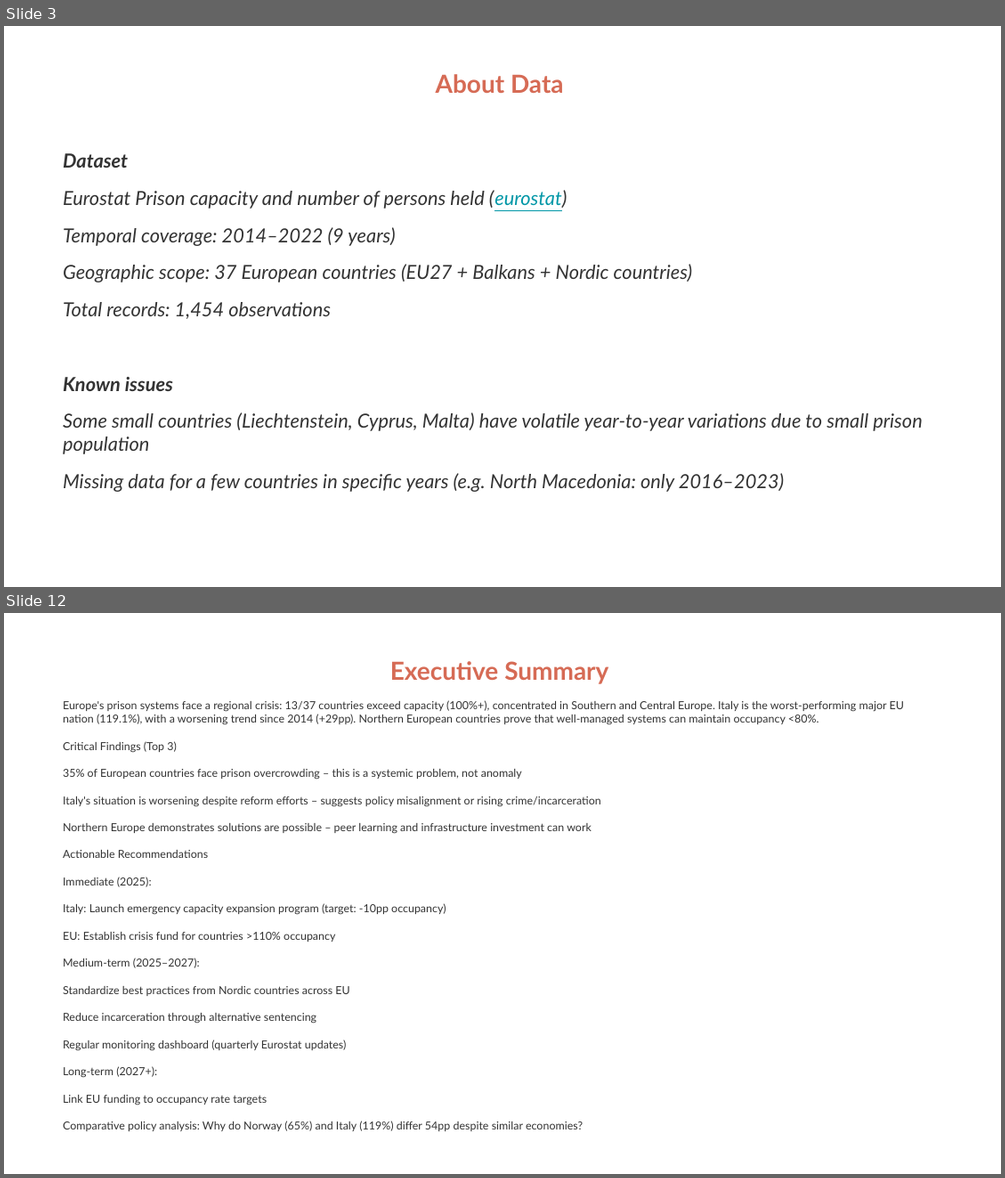
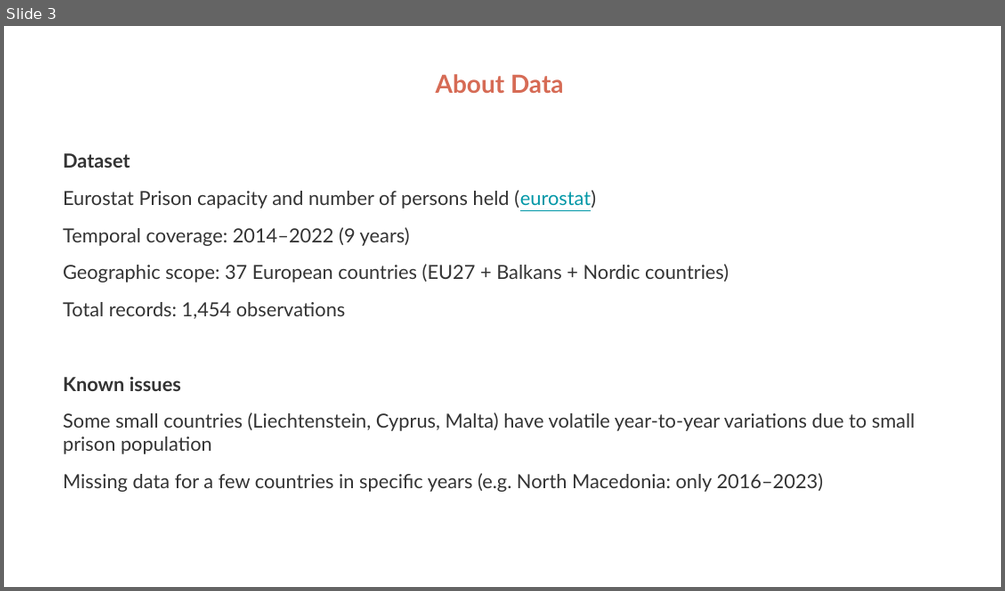
Before and after one commit to gevola-dev/FDS02Q001, a slide deck: data_viz/prison_data_project/26_01_03_prisons_statistics.pptx. Shown one above the other, each under a label of ours: slides 3 and 12 before the commit, slide 3 after it; the slides between them are not shown. The pictures are 1005x1178 and 1005x591 pixels, drawn with LibreOffice and Linux fonts; fonts in the diff are those of the drawing. Boxes give left, top, right and bottom in pixels: in the first picture for what was removed or moved away, otherwise in the second. Text is boxed around its words. In the diff, an @@ line names an element or a change of style, - is before the commit and + after.

```diff
--- a/data_viz/prison_data_project/26_01_03_prisons_statistics.pptx
+++ b/data_viz/prison_data_project/26_01_03_prisons_statistics.pptx
@@ slide 12 removed at [4,613,1001,1174], background #FFFFFF @@
@@ text removed at [63,661,904,1131] @@
-Executive Summary
-Europe's prison systems face a regional crisis: 13/37 countries exceed capacity (100%+), concentrated in Southern and Central Europe. Italy is the worst-performing major EU nation (119.1%), with a worsening trend since 2014 (+29pp). Northern European countries prove that well-managed systems can maintain occupancy <80%.
-Critical Findings (Top 3)
-35% of European countries face prison overcrowding – this is a systemic problem, not anomaly
-Italy's situation is worsening despite reform efforts – suggests policy misalignment or rising crime/incarceration
-Northern Europe demonstrates solutions are possible – peer learning and infrastructure investment can work
-Actionable Recommendations
-Immediate (2025):
-Italy: Launch emergency capacity expansion program (target: -10pp occupancy)
-EU: Establish crisis fund for countries >110% occupancy
-Medium-term (2025–2027):
-Standardize best practices from Nordic countries across EU
-Reduce incarceration through alternative sentencing
-Regular monitoring dashboard (quarterly Eurostat updates)
-Long-term (2027+):
-Link EU funding to occupancy rate targets
-Comparative policy analysis: Why do Norway (65%) and Italy (119%) differ 54pp despite similar economies?
@@ slide 3 changed as well @@
@@ text at [63,153,914,491]: italic off @@
```
Also in this commit, not shown: 5 other slides changed, 6 slides added, 6 other slides removed, 4 other files.
